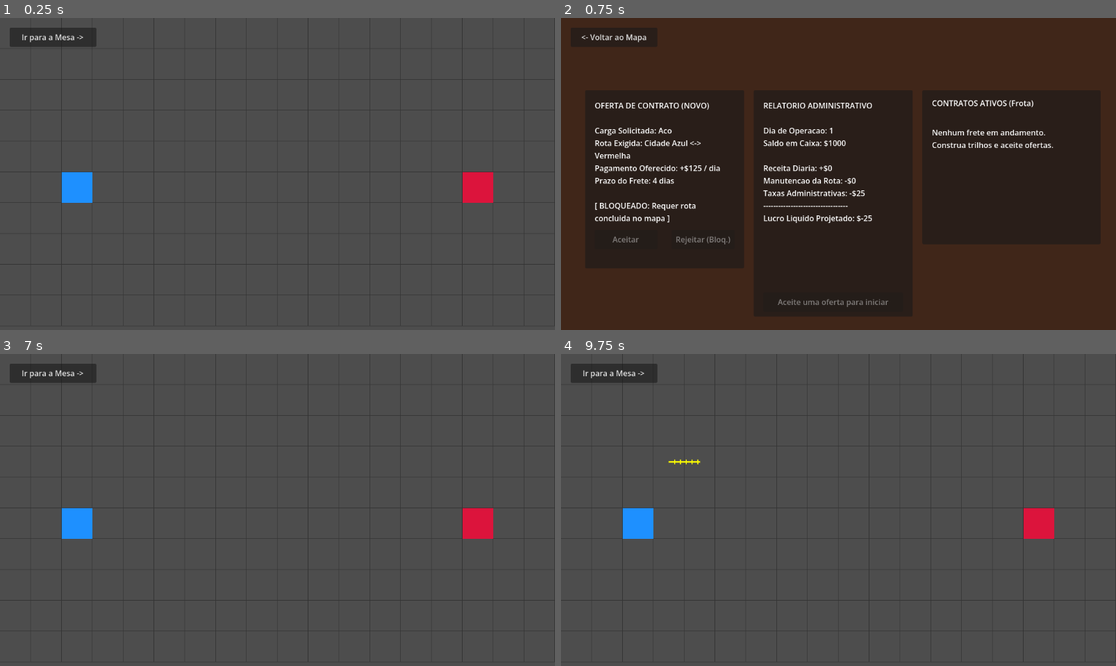
Above: before the commit, frames 1-4 (two rows, left to right).
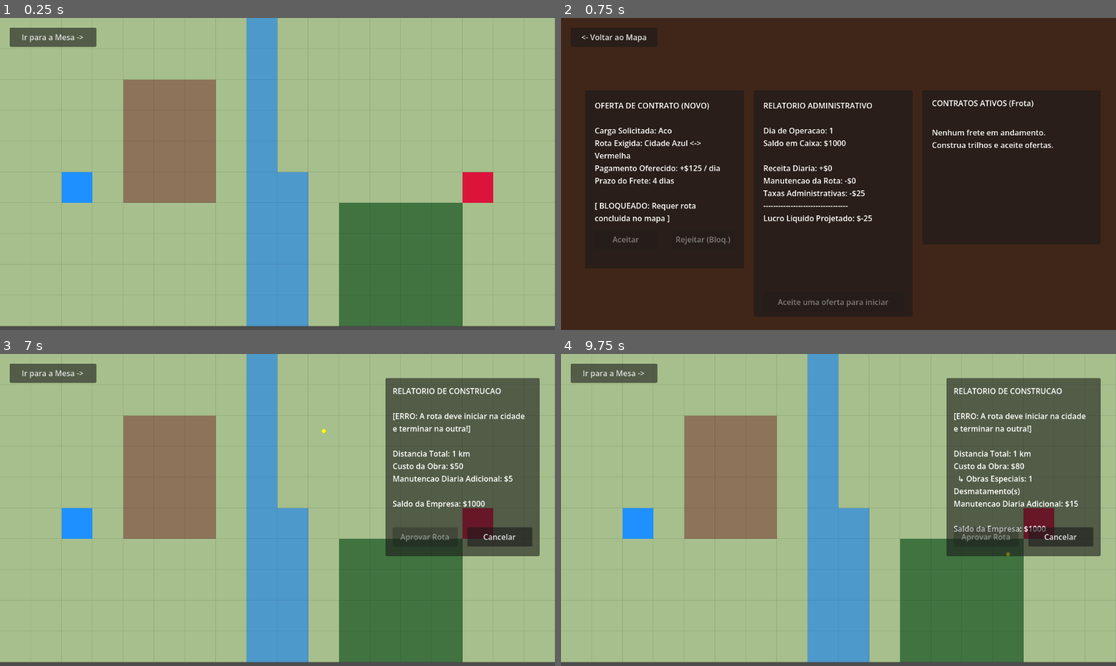
Above: after the commit, the same moments.

Repository: jonathanhenriques/Entregas_Ferroviarias
Game: Godot game, scene res://Main.tscn
Same seed, same stepped clock (60 frames per second), same inputs: the game is played once before the commit and once after it. The project has no main scene, so this scene is started directly.
Inputs (mouse positions are in pixels of both pictures, inside the frame that each line leads up to):
- Up to frame 1 (0.25 s): no input
- Up to frame 2 (0.75 s): click "Ir para a Mesa ->" at 0.5 s
- Up to frame 3 (7 s): click "<- Voltar ao Mapa" at 1.25 s; click "Ir para a Mesa ->" at 2 s; click "<- Voltar ao Mapa" at 2.75 s; click "Ir para a Mesa ->" at 3.5 s; click "<- Voltar ao Mapa" at 4.25 s; tap Enter (ui_accept) at 5, 5.27, 5.75, 6.5 s; move the mouse to (399, 494) at 5.02 s; click (399, 494) at 5.17 s; drag from (166, 525) to (249, 572) at 5.77 s; move the mouse to (333, 441) at 6.52 s; click (333, 441) at 6.67 s
- Up to frame 4 (9.75 s): click (1060, 538) at 7.25 s, where only the run after the commit has a clickable "Cancelar"; tap Enter (ui_accept) at 8, 8.75, 9.02, 9.5 s; drag from (810, 572) to (672, 463) at 8.02 s; move the mouse to (1005, 556) at 8.77 s; click (1005, 556) at 8.92 s; drag from (672, 463) to (755, 432) at 9.52 s

The runs differ from the first frame. In frame 1, 98% of the frame differs, in the area x 0-100%, y 0-99%; in frame 2, nothing differs; in frame 3, 86%; in frame 4, 86%.

Commit message:
adicionando biomas no mapa, mudanças iniciais

Diff:
--- a/mapview.gd
+++ b/mapview.gd
@@ -4,18 +4,25 @@
 const GRID_WIDTH: int = 18
 const GRID_HEIGHT: int = 10
 
-const COST_PER_KM: int = 50
-const MAINTENANCE_PER_KM: int = 5
+# DEFINICAO DOS BIOMAS E CUSTOS
+enum Biome { PLAIN, FOREST, MOUNTAIN, RIVER }
+
+const BIOME_DATA = {
+	Biome.PLAIN: {"build": 50, "maint": 5, "color": Color(0.65, 0.75, 0.55)}, # Verde claro
+	Biome.FOREST: {"build": 80, "maint": 15, "color": Color(0.25, 0.45, 0.25)}, # Verde escuro
+	Biome.MOUNTAIN: {"build": 300, "maint": 10, "color": Color(0.55, 0.45, 0.35)}, # Marrom
+	Biome.RIVER: {"build": 500, "maint": 20, "color": Color(0.3, 0.6, 0.8)} # Azul claro
+}
+
+var biome_map: Dictionary = {}
 
 var astar_grid: AStarGrid2D
 var city_a: Vector2i = Vector2i(2, 5)
 var city_b: Vector2i = Vector2i(15, 5)
 
+# CONTROLES DO MODO LAPIS
 var is_dragging: bool = false
-var drag_start: Vector2i
-var drag_current: Vector2i
 var tentative_path: Array[Vector2i] = []
-
 var confirmed_routes: Array = []
 
 var validation_panel: Panel
@@ -28,14 +35,39 @@
 var temp_maintenance: int = 0
 
 func _ready() -> void:
+	_generate_biomes()
 	_setup_astar()
 	_setup_ui()
+
+# Cria o mapa com os obstaculos
+func _generate_biomes() -> void:
+	# Preenche tudo com planicie primeiro
+	for x in range(GRID_WIDTH):
+		for y in range(GRID_HEIGHT):
+			biome_map[Vector2i(x, y)] = Biome.PLAIN
+
+	# Cria um Rio cortando o mapa
+	for y in range(GRID_HEIGHT):
+		biome_map[Vector2i(8, y)] = Biome.RIVER
+		if y > 4:
+			biome_map[Vector2i(9, y)] = Biome.RIVER
+
+	# Cria uma Cordilheira de Montanhas
+	for x in range(4, 7):
+		for y in range(2, 6):
+			biome_map[Vector2i(x, y)] = Biome.MOUNTAIN
+
+	# Cria uma Floresta Densa
+	for x in range(11, 15):
+		for y in range(6, 10):
+			biome_map[Vector2i(x, y)] = Biome.FOREST
 
 func _setup_astar() -> void:
 	astar_grid = AStarGrid2D.new()
 	astar_grid.region = Rect2i(0, 0, GRID_WIDTH, GRID_HEIGHT)
 	astar_grid.cell_size = Vector2(TILE_SIZE, TILE_SIZE)
 	astar_grid.diagonal_mode = AStarGrid2D.DIAGONAL_MODE_NEVER
+	# O AStar agora e usado APENAS para preencher espacos se o mouse mover rapido
 	astar_grid.update()
 
 func _setup_ui() -> void:
@@ -48,27 +80,27 @@
 
 	validation_panel = Panel.new()
 	validation_panel.position = Vector2(800, 50)
-	validation_panel.size = Vector2(300, 350)
+	validation_panel.size = Vector2(320, 370) # Aumentado para caber o relatorio de pontes/tuneis
 	validation_panel.visible = false
 	add_child(validation_panel)
 
 	info_label = Label.new()
 	info_label.position = Vector2(15, 15)
-	info_label.size = Vector2(270, 270)
+	info_label.size = Vector2(290, 290)
 	info_label.autowrap_mode = TextServer.AUTOWRAP_WORD_SMART
 	validation_panel.add_child(info_label)
 
 	btn_accept = Button.new()
 	btn_accept.text = "Aprovar Rota"
-	btn_accept.position = Vector2(15, 290)
-	btn_accept.size = Vector2(130, 40)
+	btn_accept.position = Vector2(15, 310)
+	btn_accept.size = Vector2(135, 40)
 	btn_accept.pressed.connect(_on_accept_pressed)
 	validation_panel.add_child(btn_accept)
 
 	btn_reject = Button.new()
 	btn_reject.text = "Cancelar"
-	btn_reject.position = Vector2(155, 290)
-	btn_reject.size = Vector2(130, 40)
+	btn_reject.position = Vector2(170, 310)
+	btn_reject.size = Vector2(135, 40)
 	btn_reject.pressed.connect(_on_reject_pressed)
 	validation_panel.add_child(btn_reject)
 
@@ -85,9 +117,10 @@
 		if event.button_index == MOUSE_BUTTON_LEFT:
 			if event.is_pressed():
 				var cell = _get_cell_under_mouse(event.position)
-				is_dragging = true
-				drag_start = cell
-				tentative_path.clear()
+				if astar_grid.is_in_bounds(cell.x, cell.y):
+					is_dragging = true
+					tentative_path = [cell]
+					queue_redraw()
 			else:
 				if is_dragging:
 					is_dragging = false
@@ -95,6 +128,7 @@
 						_calculate_and_show_validation()
 					queue_redraw()
 
+		# A Borracha
 		elif event.button_index == MOUSE_BUTTON_RIGHT and event.is_pressed():
 			var cell = _get_cell_under_mouse(event.position)
 			var deleted_something = false
@@ -105,14 +139,16 @@
 			else:
 				for i in range(confirmed_routes.size() - 1, -1, -1):
 					if confirmed_routes[i].has(cell):
-						var route_length = confirmed_routes[i].size()
-
-						# CALCULO DO REEMBOLSO E ABATIMENTO DE MANUTENCAO
-						var maint_cost = route_length * MAINTENANCE_PER_KM
-						var build_refund = route_length * COST_PER_KM
-
-						GameManager.daily_maintenance -= maint_cost
-						GameManager.money += build_refund # Devolve o dinheiro pro caixa!
+						# Reembolso dinamico baseado no terreno!
+						var maint_refund = 0
+						var build_refund = 0
+						for c in confirmed_routes[i]:
+							var b = biome_map.get(c, Biome.PLAIN)
+							build_refund += BIOME_DATA[b]["build"]
+							maint_refund += BIOME_DATA[b]["maint"]
+
+						GameManager.daily_maintenance -= maint_refund
+						GameManager.money += build_refund
 
 						confirmed_routes.remove_at(i)
 						deleted_something = true
@@ -125,15 +161,39 @@
 
 	elif event is InputEventMouseMotion and is_dragging:
 		var cell = _get_cell_under_mouse(event.position)
-		if cell != drag_current and astar_grid.is_in_bounds(cell.x, cell.y):
-			drag_current = cell
-			tentative_path = astar_grid.get_id_path(drag_start, drag_current)
-			queue_redraw()
+		if astar_grid.is_in_bounds(cell.x, cell.y) and tentative_path.size() > 0:
+			var last_cell = tentative_path.back()
+			if cell != last_cell:
+				# Traca uma reta do ultimo ponto ate o mouse (evita falhas se mover rapido)
+				var path_segment = astar_grid.get_id_path(last_cell, cell)
+				for i in range(1, path_segment.size()):
+					var p = path_segment[i]
+					var idx = tentative_path.find(p)
+					# Se o jogador voltar o mouse por cima do proprio trilho, apaga (Borracha do Lapis)
+					if idx != -1:
+						tentative_path.resize(idx + 1)
+					else:
+						tentative_path.append(p)
+				queue_redraw()
 
 func _calculate_and_show_validation() -> void:
 	var distance = tentative_path.size()
-	temp_cost = distance * COST_PER_KM
-	temp_maintenance = distance * MAINTENANCE_PER_KM
+	temp_cost = 0
+	temp_maintenance = 0
+
+	var count_tunnels = 0
+	var count_bridges = 0
+	var count_forests = 0
+
+	# Calcula custos reais baseados no mapa
+	for cell in tentative_path:
+		var b = biome_map.get(cell, Biome.PLAIN)
+		temp_cost += BIOME_DATA[b]["build"]
+		temp_maintenance += BIOME_DATA[b]["maint"]
+
+		if b == Biome.MOUNTAIN: count_tunnels += 1
+		elif b == Biome.RIVER: count_bridges += 1
+		elif b == Biome.FOREST: count_forests += 1
 
 	var connects_cities = false
 	if distance > 1:
@@ -145,13 +205,23 @@
 	var text = "RELATORIO DE CONSTRUCAO\n\n"
 
 	if not connects_cities:
-		text += "[ERRO: A rota deve iniciar exatamente em uma cidade e terminar na outra!]\n\n"
+		text += "[ERRO: A rota deve iniciar na cidade e terminar na outra!]\n\n"
 		btn_accept.disabled = true
 	else:
 		btn_accept.disabled = false
 
 	text += "Distancia Total: " + str(distance) + " km\n"
 	text += "Custo da Obra: $" + str(temp_cost) + "\n"
+
+	# Relatorio de engenharia!
+	if count_bridges > 0 or count_tunnels > 0 or count_forests > 0:
+		var extras = []
+		if count_bridges > 0: extras.append(str(count_bridges) + " Ponte(s)")
+		if count_tunnels > 0: extras.append(str(count_tunnels) + " Tunel(is)")
+		if count_forests > 0: extras.append(str(count_forests) + " Desmatamento(s)")
+
+		text += "  ↳ Obras Especiais: " + ", ".join(extras) + "\n"
+
 	text += "Manutencao Diaria Adicional: $" + str(temp_maintenance) + "\n\n"
 	text += "Saldo da Empresa: $" + str(GameManager.money)
 
@@ -181,12 +251,20 @@
 	return Vector2i(mouse_pos.x / TILE_SIZE, mouse_pos.y / TILE_SIZE)
 
 func _draw() -> void:
+	# 1. Desenha os Biomas pintando os quadrados
+	for x in range(GRID_WIDTH):
+		for y in range(GRID_HEIGHT):
+			var cell = Vector2i(x, y)
+			var b = biome_map.get(cell, Biome.PLAIN)
+			var color = BIOME_DATA[b]["color"]
+			draw_rect(Rect2(x * TILE_SIZE, y * TILE_SIZE, TILE_SIZE, TILE_SIZE), color)
+
+	# 2. Desenha a Grade de fundo (transparente por cima das cores)
 	for x in range(GRID_WIDTH + 1):
-		draw_line(Vector2(x * TILE_SIZE, 0), Vector2(x * TILE_SIZE, GRID_HEIGHT * TILE_SIZE), Color(0.2, 0.2, 0.2), 1.0)
+		draw_line(Vector2(x * TILE_SIZE, 0), Vector2(x * TILE_SIZE, GRID_HEIGHT * TILE_SIZE), Color(0, 0, 0, 0.1), 1.0)
 	for y in range(GRID_HEIGHT + 1):
-		draw_line(Vector2(0, y * TILE_SIZE), Vector2(GRID_WIDTH * TILE_SIZE, y * TILE_SIZE), Color(0.2, 0.2, 0.2), 1.0)
-
-	# Passa true para is_preview se for amarelo, false se for o trilho aprovado
+		draw_line(Vector2(0, y * TILE_SIZE), Vector2(GRID_WIDTH * TILE_SIZE, y * TILE_SIZE), Color(0, 0, 0, 0.1), 1.0)
+
 	for route in confirmed_routes:
 		_draw_custom_track(route, false)
 
@@ -195,13 +273,12 @@
 	draw_rect(Rect2(city_a.x * TILE_SIZE, city_a.y * TILE_SIZE, TILE_SIZE, TILE_SIZE), Color.DODGER_BLUE)
 	draw_rect(Rect2(city_b.x * TILE_SIZE, city_b.y * TILE_SIZE, TILE_SIZE, TILE_SIZE), Color.CRIMSON)
 
-# Funcao de desenho vetorial REFINADA para simular linha fina
+# Funcao de desenho vetorial (Linha Fina Estilo Planta)
 func _draw_custom_track(path: Array, is_preview: bool) -> void:
 	if path.size() == 0: return
 
-	# Cores baseadas no estado da rota
 	var line_color = Color.YELLOW if is_preview else Color.BLACK
-	var line_width = 2.0 # Linha bem fina, como na referencia
+	var line_width = 2.0
 
 	if path.size() == 1:
 		draw_circle(Vector2(path[0].x * TILE_SIZE + TILE_SIZE/2.0, path[0].y * TILE_SIZE + TILE_SIZE/2.0), 4.0, line_color)
@@ -211,10 +288,8 @@
 	for cell in path:
 		points.append(Vector2(cell.x * TILE_SIZE + TILE_SIZE/2.0, cell.y * TILE_SIZE + TILE_SIZE/2.0))
 
-	# Desenha a linha central fina
 	draw_polyline(points, line_color, line_width, true)
 
-	# Desenha os tracinhos (dormentes)
 	for i in range(points.size() - 1):
 		var p1 = points[i]
 		var p2 = points[i+1]
@@ -222,10 +297,9 @@
 		var normal = Vector2(-dir.y, dir.x)
 
 		var segment_length = p1.distance_to(p2)
-		var spacing = 12.0 # Distancia entre um tracinho e outro
+		var spacing = 12.0
 		var num_ties = int(segment_length / spacing)
 
 		for j in range(1, num_ties + 1):
 			var tie_center = p1 + dir * (j * spacing)
-			# Tracinhos curtos (5 pixels para cada lado) e finos
 			draw_line(tie_center - normal * 5, tie_center + normal * 5, line_color, line_width)
